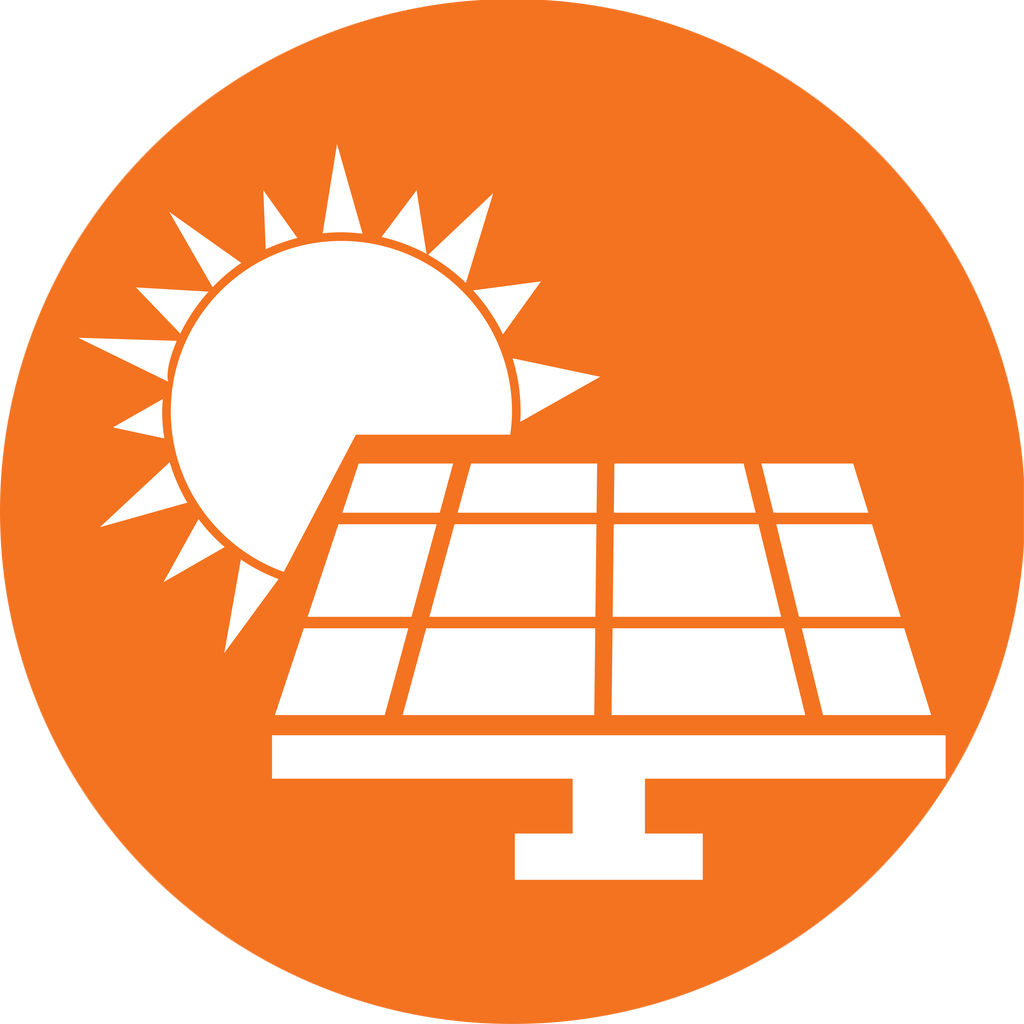
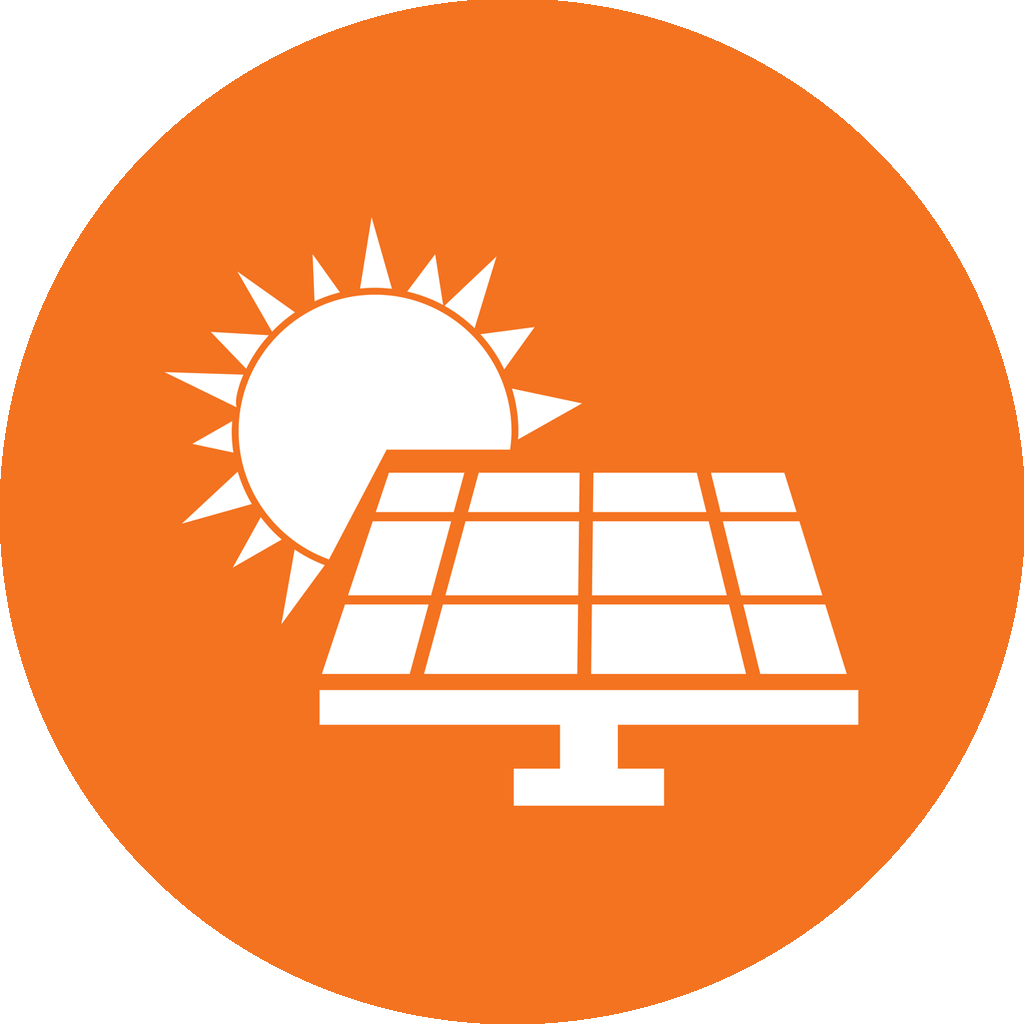
Two versions of the same layered image (1024 × 1024). Layer-by-layer changes:
moved "Layer 1" above "Layer 0", painted on it over [left=154, top=186, right=884, bottom=847]
renamed "Layer 2" to "Layer 0", painted on it over [left=0, top=0, right=1024, bottom=1024]
